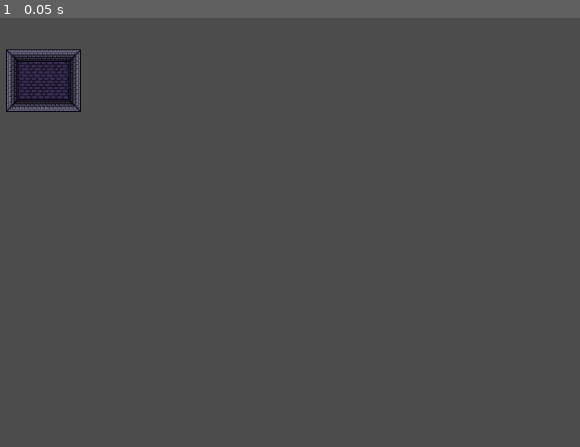
Above: before the commit, frame 1.
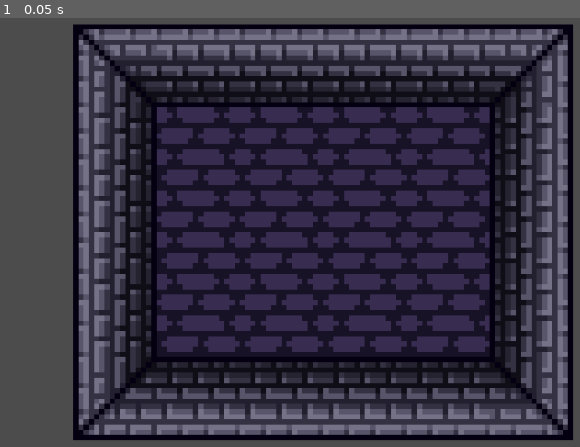
Above: after the commit, the same moment.

Repository: tufteddeer/bookish-octo-waffle
Game: Godot game, scene res://Node2D.tscn
Two runs of this game, one before a commit and one after it. Both use one fixed random seed, a clock stepped at 60 frames per second and the inputs below.
Inputs:
- Up to frame 1 (0.05 s): no input

The runs differ from the first frame. In frame 1, 83% of the frame differs, in the area x 1-99%, y 1-99%.

Commit message:
add camera

Diff:
--- a/Node2D.tscn
+++ b/Node2D.tscn
@@ -101,3 +101,9 @@
 cell_size = Vector2( 16, 16 )
 format = 1
 tile_data = PoolIntArray( -262144, 0, 0, -262143, 1, 0, -262142, 1, 0, -262141, 1, 0, -262140, 1, 0, -262139, 1, 0, -26 …(929 unchanged characters)…
+
+[node name="Camera2D" type="Camera2D" parent="."]
+position = Vector2( 118.324, 90.6312 )
+scale = Vector2( 3.96, 1 )
+current = true
+zoom = Vector2( 0.15, 0.15 )
